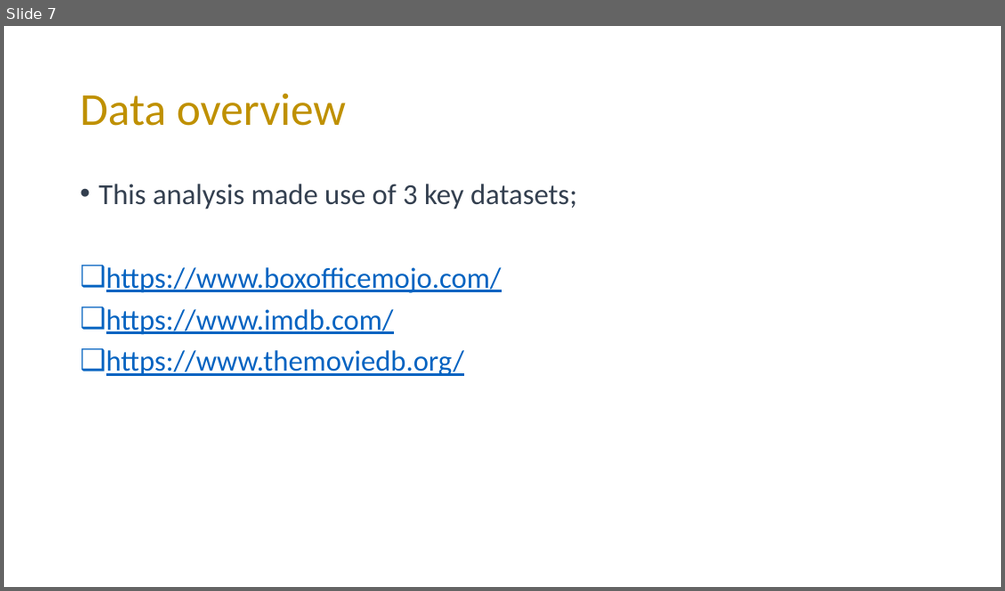
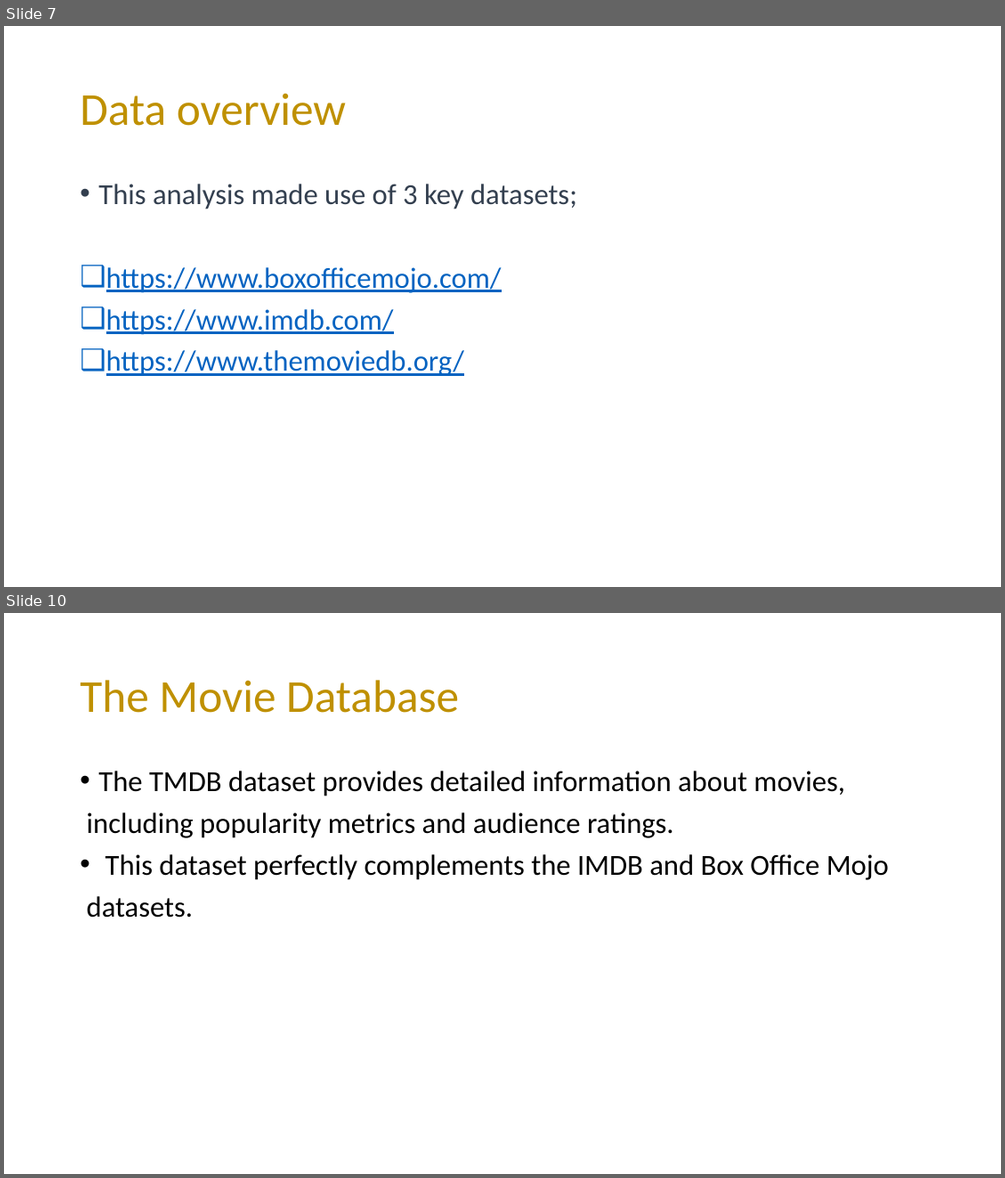
Before and after one commit to mading225/GROUP-6-PROJECT-, a slide deck: project.pptx. Shown one above the other, each under a label of ours: slide 7 before the commit, slides 7 and 10 after it; the slides between them are not shown. The pictures are 1005x591 and 1005x1178 pixels, drawn with LibreOffice and Linux fonts; fonts in the diff are those of the drawing. Boxes give left, top, right and bottom in pixels: in the first picture for what was removed or moved away, otherwise in the second. Text is boxed around its words. In the diff, an @@ line names an element or a change of style, - is before the commit and + after.

```diff
--- a/project.pptx
+++ b/project.pptx
@@ slide 10 added at (x1=4, y1=613, x2=1001, y2=1174), background #FFFFFF @@
@@ title added at (x1=80, y1=680, x2=459, y2=713), 44 pt, text #BF9000 @@
+The Movie Database
@@ text added at (x1=87, y1=771, x2=889, y2=917), 28 pt, text #000000 @@
+• The TMDB dataset provides detailed information about movies,
+including popularity metrics and audience ratings.
+• This dataset perfectly complements the IMDB and Box Office Mojo
+datasets.
```
Also in this commit, not shown: 2 other slides added.
